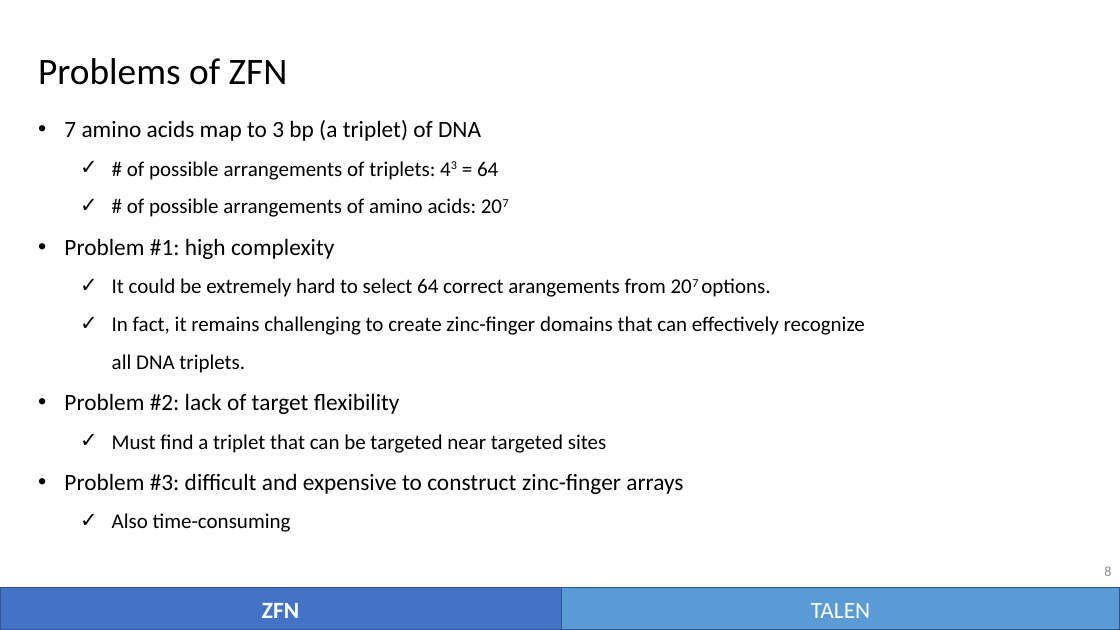
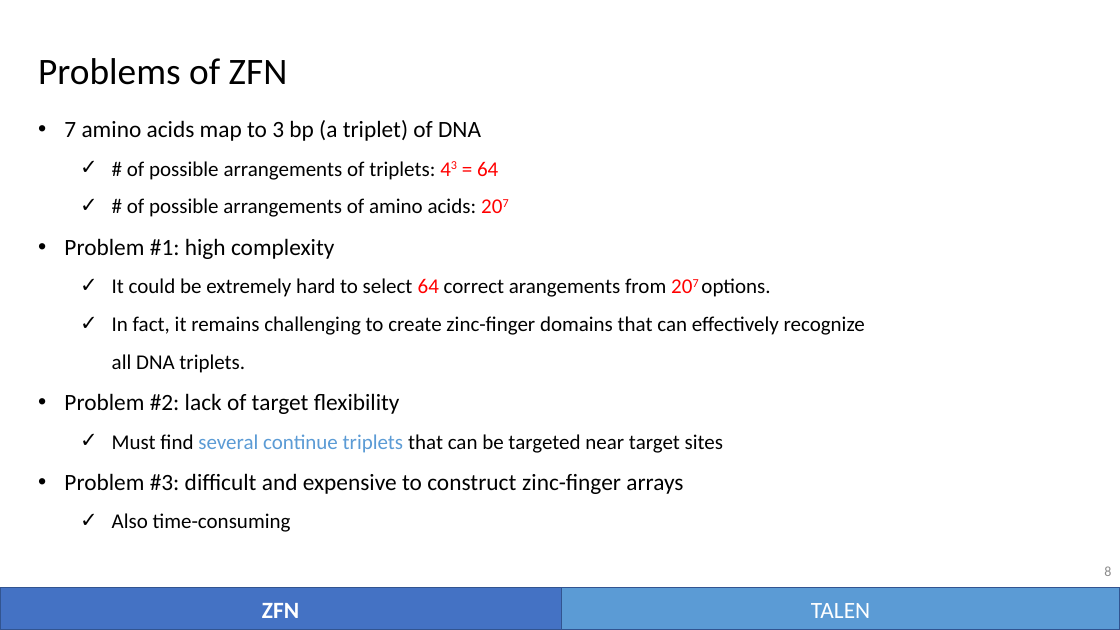
Before and after one commit to vwOvOwv/PKU-Undergraduate-Course, a slide deck: slide 8 of 遗传学(Genetics)/讨论课/Topic-3_遗传学技术/CRISPR-Cas.pptx. Drawn at 1120x630 pixels with LibreOffice and Linux fonts; fonts in the diff are those of the drawing. Boxes give left, top, right and bottom in pixels: in the first picture for what was removed or moved away, otherwise in the second. Text is boxed around its words. In the diff, an @@ line names an element or a change of style, - is before the commit and + after.

```diff
--- a/遗传学(Genetics)/讨论课/Topic-3_遗传学技术/CRISPR-Cas.pptx
+++ b/遗传学(Genetics)/讨论课/Topic-3_遗传学技术/CRISPR-Cas.pptx
@@ text at (112,161,770,297): text colour #000000 to #FF0000 in "43 = 64", "207", "64 207" @@
@@ text at (112,434,723,453): text changed @@
-  ✓ Must find a triplet that can be targeted near targeted sites
+  ✓ Must find several continue triplets that can be targeted near target sites
```
Also in this commit, not shown: 22 other slides changed, 25 slides added, 6 slides removed.
